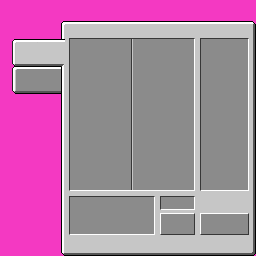
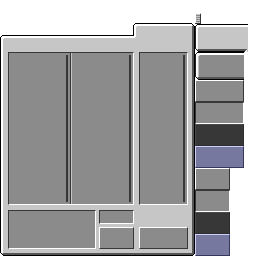
Comparing the layer stacks of the two 256x256 images. Changes:
removed layer "Boxes" over [69, 38, 249, 235]
removed layer "Tabs" over [12, 39, 65, 94]
painted on "Base" over [0, 13, 256, 256]
removed layer "Layer 2" over [0, 0, 256, 256]
